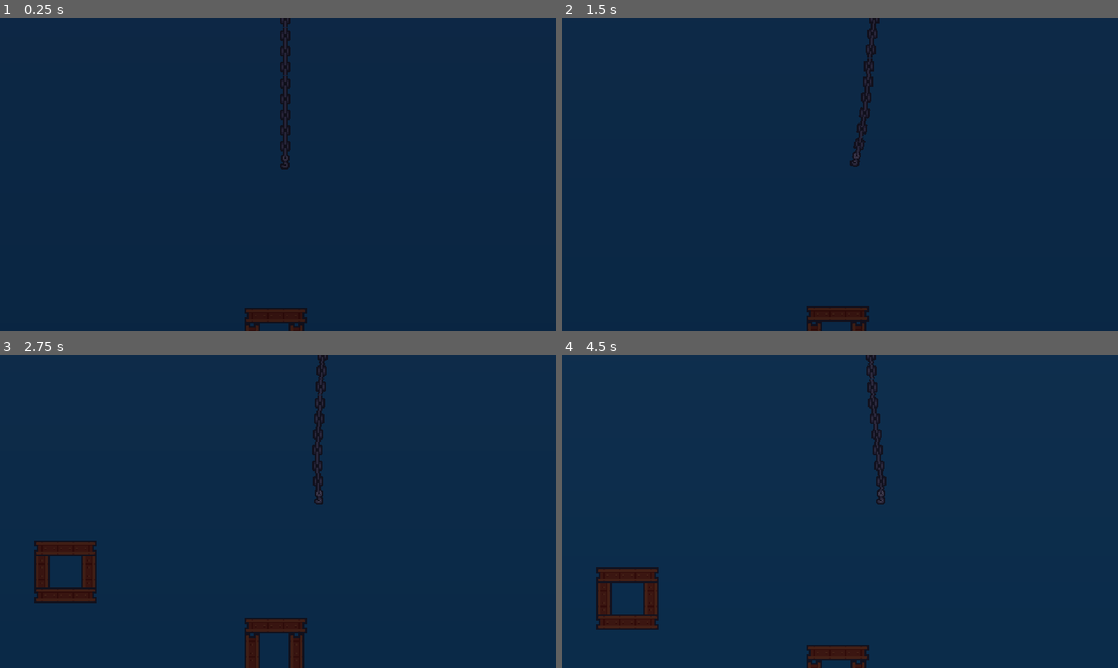
Above: before the commit, frames 1-4 (two rows, left to right).
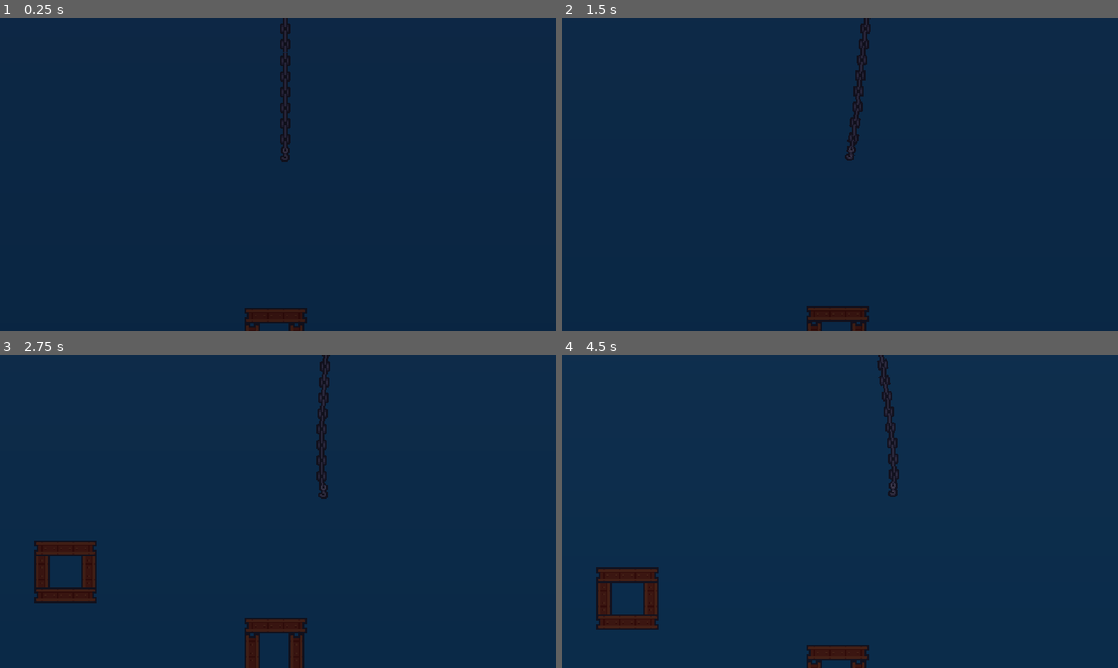
Above: after the commit, the same moments.

Repository: HeadPanda/tower-crane
Game: Godot game, scene res://scenes/main_scenes/level.tscn
The game is run twice, just before and just after one commit, with the same random seed, the same clock (stepped at 60 frames per second) and the same inputs. Sound files missing from this copy of the repository are replaced by a short silence.
Inputs:
- Up to frame 1 (0.25 s): no input
- Up to frame 2 (1.5 s): tap Enter at 0.5 s; hold D (move_right) 0.53-1.28 s; tap Space (attach) at 0.6, 1.35 s; hold Ctrl (move_down) from 1.28 s (still down)
- Up to frame 3 (2.75 s): release Ctrl (move_down) at 2.03 s; hold D (move_right) from 2.03 s (still down); tap Space (attach) at 2.1 s
- Up to frame 4 (4.5 s): release D (move_right) at 2.78 s; hold Shift (move_up) 2.78-3.53 s; tap Space (attach) at 2.85, 3.6, 4.35 s; hold A (move_left) from 3.53 s (still down)

The runs differ from the first frame. In frame 1, 0.5% of the frame differs, in the area x 50-53%, y 0-49%; in frame 2, 1.2%; in frame 3, 0.8%; in frame 4, 1.4%, in the area x 54-61%, y 0-48%.

Commit message:
Adjust crane chain

Diff:
--- a/project.godot
+++ b/project.godot
@@ -86,6 +86,10 @@
 2d_physics/layer_6="CraneChain"
 2d_physics/layer_7="BlockDetectionArea"
 
+[physics]
+
+2d/solver/default_constraint_bias=0.3
+
 [rendering]
 
 textures/canvas_textures/default_texture_filter=0
--- a/scenes/blocks/brick_blocks/brick_wall.tscn
+++ b/scenes/blocks/brick_blocks/brick_wall.tscn
@@ -1,8 +1,7 @@
-[gd_scene load_steps=6 format=3 uid="uid://7878fibrts88"]
+[gd_scene load_steps=5 format=3 uid="uid://7878fibrts88"]
 
 [ext_resource type="PackedScene" uid="uid://utmw5fssx0wo" path="res://scenes/blocks/block.tscn" id="1_q60nq"]
 [ext_resource type="AudioStream" uid="uid://x23djbqfoqe5" path="res://assets/audio/sfx/impacts/brick_impact.wav" id="2_stsh8"]
-[ext_resource type="Texture2D" uid="uid://bqd63t7ssc3bb" path="res://assets/art/environment/Brickwall6_Texture.png" id="3_yelsf"]
 [ext_resource type="Texture2D" uid="uid://dmt1lqyxrh6yl" path="res://assets/art/environment/brick_texture.png" id="4_ais5u"]
 
 [sub_resource type="RectangleShape2D" id="RectangleShape2D_afcvh"]
@@ -23,18 +22,13 @@
 pitch_scale = 0.8
 bus = &"SFX"
 
-[node name="Brick" type="Sprite2D" parent="." index="4"]
-visible = false
-scale = Vector2(0.0527344, 0.0517578)
-texture = ExtResource("3_yelsf")
-
-[node name="Sprite2D" type="Sprite2D" parent="." index="5"]
+[node name="Sprite2D" type="Sprite2D" parent="." index="4"]
 position = Vector2(2.47748e-06, 6.85453e-07)
 scale = Vector2(1.17391, 1.13043)
 texture = ExtResource("4_ais5u")
 region_rect = Rect2(1, 1, 46, 46)
 
-[node name="CollisionShape2D" type="CollisionShape2D" parent="." index="6"]
+[node name="CollisionShape2D" type="CollisionShape2D" parent="." index="5"]
 visible = false
 position = Vector2(0, 0.0750002)
 shape = SubResource("RectangleShape2D_afcvh")
--- a/scenes/crane/crane.tscn
+++ b/scenes/crane/crane.tscn
@@ -19,6 +19,7 @@
 collision_mask = 0
 script = ExtResource("1_v74g6")
 rotation_amount = 1.5
+chain_softness = 0.02
 metadata/_edit_vertical_guides_ = [643.0]
 
 [node name="Camera2D" type="Camera2D" parent="."]
@@ -51,7 +52,10 @@
 [node name="Chains" type="Node2D" parent="ChainContainer"]
 
 [node name="Chain" parent="ChainContainer/Chains" instance=ExtResource("2_v74g6")]
-position = Vector2(0, 18)
+position = Vector2(0, 17)
+gravity_scale = 1.0
+linear_damp = 1.5
+angular_damp = 1.5
 
 [node name="PinJoint2D2" type="PinJoint2D" parent="ChainContainer/Chains"]
 position = Vector2(0, 29)
@@ -63,7 +67,10 @@
 angular_limit_upper = 1.5708
 
 [node name="Chain2" parent="ChainContainer/Chains" instance=ExtResource("2_v74g6")]
-position = Vector2(0, 36)
+position = Vector2(0, 35)
+gravity_scale = 1.0
+linear_damp = 1.5
+angular_damp = 1.5
 
 [node name="PinJoint2D3" type="PinJoint2D" parent="ChainContainer/Chains"]
 position = Vector2(0, 47)
@@ -75,7 +82,10 @@
 angular_limit_upper = 1.5708
 
 [node name="Chain3" parent="ChainContainer/Chains" instance=ExtResource("2_v74g6")]
-position = Vector2(0, 54)
+position = Vector2(0, 53)
+gravity_scale = 1.0
+linear_damp = 1.5
+angular_damp = 1.5
 
 [node name="PinJoint2D4" type="PinJoint2D" parent="ChainContainer/Chains"]
 position = Vector2(0, 65)
@@ -87,7 +97,10 @@
 angular_limit_upper = 1.5708
 
 [node name="Chain4" parent="ChainContainer/Chains" instance=ExtResource("2_v74g6")]
-position = Vector2(0, 72)
+position = Vector2(0, 71)
+gravity_scale = 1.0
+linear_damp = 1.5
+angular_damp = 1.5
 
 [node name="PinJoint2D5" type="PinJoint2D" parent="ChainContainer/Chains"]
 position = Vector2(0, 81)
@@ -99,7 +112,10 @@
 angular_limit_upper = 1.5708
 
 [node name="Chain5" parent="ChainContainer/Chains" instance=ExtResource("2_v74g6")]
-position = Vector2(0, 90)
+position = Vector2(0, 89)
+gravity_scale = 1.0
+linear_damp = 1.5
+angular_damp = 1.5
 
 [node name="PinJoint2D6" type="PinJoint2D" parent="ChainContainer/Chains"]
 position = Vector2(0, 101)
@@ -111,7 +127,10 @@
 angular_limit_upper = 1.5708
 
 [node name="Chain6" parent="ChainContainer/Chains" instance=ExtResource("2_v74g6")]
-position = Vector2(0, 108)
+position = Vector2(0, 107)
+gravity_scale = 1.0
+linear_damp = 1.5
+angular_damp = 1.5
 
 [node name="PinJoint2D7" type="PinJoint2D" parent="ChainContainer/Chains"]
 position = Vector2(0, 119)
@@ -123,7 +142,10 @@
 angular_limit_upper = 1.5708
 
 [node name="Chain7" parent="ChainContainer/Chains" instance=ExtResource("2_v74g6")]
-position = Vector2(0, 126)
+position = Vector2(0, 125)
+gravity_scale = 1.0
+linear_damp = 1.5
+angular_damp = 1.5
 
 [node name="PinJoint2D8" type="PinJoint2D" parent="ChainContainer/Chains"]
 position = Vector2(0, 137)
@@ -135,7 +157,10 @@
 angular_limit_upper = 1.5708
 
 [node name="Chain8" parent="ChainContainer/Chains" instance=ExtResource("2_v74g6")]
-position = Vector2(0, 144)
+position = Vector2(0, 143)
+gravity_scale = 1.0
+linear_damp = 1.5
+angular_damp = 1.5
 
 [node name="PinJoint2D9" type="PinJoint2D" parent="ChainContainer/Chains"]
 position = Vector2(0, 153)
@@ -147,7 +172,10 @@
 angular_limit_upper = 1.5708
 
 [node name="Chain9" parent="ChainContainer/Chains" instance=ExtResource("2_v74g6")]
-position = Vector2(0, 162)
+position = Vector2(0, 161)
+gravity_scale = 1.0
+linear_damp = 1.5
+angular_damp = 1.5
 
 [node name="PinJoint2D10" type="PinJoint2D" parent="ChainContainer/Chains"]
 position = Vector2(0, 173)
@@ -159,7 +187,10 @@
 angular_limit_upper = 1.5708
 
 [node name="Chain10" parent="ChainContainer/Chains" instance=ExtResource("2_v74g6")]
-position = Vector2(0, 180)
+position = Vector2(0, 179)
+gravity_scale = 1.0
+linear_damp = 1.5
+angular_damp = 1.5
 
 [node name="PinJoint2D11" type="PinJoint2D" parent="ChainContainer/Chains"]
 position = Vector2(0, 191)
@@ -171,7 +202,10 @@
 angular_limit_upper = 1.5708
 
 [node name="Chain11" parent="ChainContainer/Chains" instance=ExtResource("2_v74g6")]
-position = Vector2(0, 198)
+position = Vector2(0, 197)
+gravity_scale = 1.0
+linear_damp = 1.5
+angular_damp = 1.5
 
 [node name="PinJoint2D12" type="PinJoint2D" parent="ChainContainer/Chains"]
 position = Vector2(0, 209)
@@ -183,7 +217,10 @@
 angular_limit_upper = 1.5708
 
 [node name="Chain12" parent="ChainContainer/Chains" instance=ExtResource("2_v74g6")]
-position = Vector2(0, 216)
+position = Vector2(0, 215)
+gravity_scale = 1.0
+linear_damp = 1.5
+angular_damp = 1.5
 
 [node name="PinJoint2D13" type="PinJoint2D" parent="ChainContainer/Chains"]
 position = Vector2(0, 225)
@@ -195,7 +232,10 @@
 angular_limit_upper = 1.5708
 
 [node name="Chain13" parent="ChainContainer/Chains" instance=ExtResource("2_v74g6")]
-position = Vector2(0, 234)
+position = Vector2(0, 233)
+gravity_scale = 1.0
+linear_damp = 1.5
+angular_damp = 1.5
 
 [node name="PinJoint2D14" type="PinJoint2D" parent="ChainContainer/Chains"]
 position = Vector2(0, 245)
@@ -207,7 +247,10 @@
 angular_limit_upper = 1.5708
 
 [node name="Chain14" parent="ChainContainer/Chains" instance=ExtResource("2_v74g6")]
-position = Vector2(0, 252)
+position = Vector2(0, 251)
+gravity_scale = 1.0
+linear_damp = 1.5
+angular_damp = 1.5
 
 [node name="PinJoint2D15" type="PinJoint2D" parent="ChainContainer/Chains"]
 position = Vector2(0, 263)
@@ -219,7 +262,10 @@
 angular_limit_upper = 1.5708
 
 [node name="Chain15" parent="ChainContainer/Chains" instance=ExtResource("2_v74g6")]
-position = Vector2(0, 270)
+position = Vector2(0, 269)
+gravity_scale = 1.0
+linear_damp = 1.5
+angular_damp = 1.5
 
 [node name="PinJoint2D16" type="PinJoint2D" parent="ChainContainer/Chains"]
 position = Vector2(0, 281)
@@ -231,7 +277,10 @@
 angular_limit_upper = 1.5708
 
 [node name="Chain16" parent="ChainContainer/Chains" instance=ExtResource("2_v74g6")]
-position = Vector2(0, 288)
+position = Vector2(0, 287)
+gravity_scale = 1.0
+linear_damp = 1.5
+angular_damp = 1.5
 
 [node name="HookPinjoint" type="PinJoint2D" parent="ChainContainer"]
 position = Vector2(0, 296)
@@ -245,7 +294,7 @@
 
 [node name="Hook" parent="ChainContainer" instance=ExtResource("4_a0dwg")]
 unique_name_in_owner = true
-position = Vector2(0, 306)
+position = Vector2(0, 304)
 collision_mask = 1
 
 [node name="GrabArea" type="Area2D" parent="ChainContainer/Hook"]
